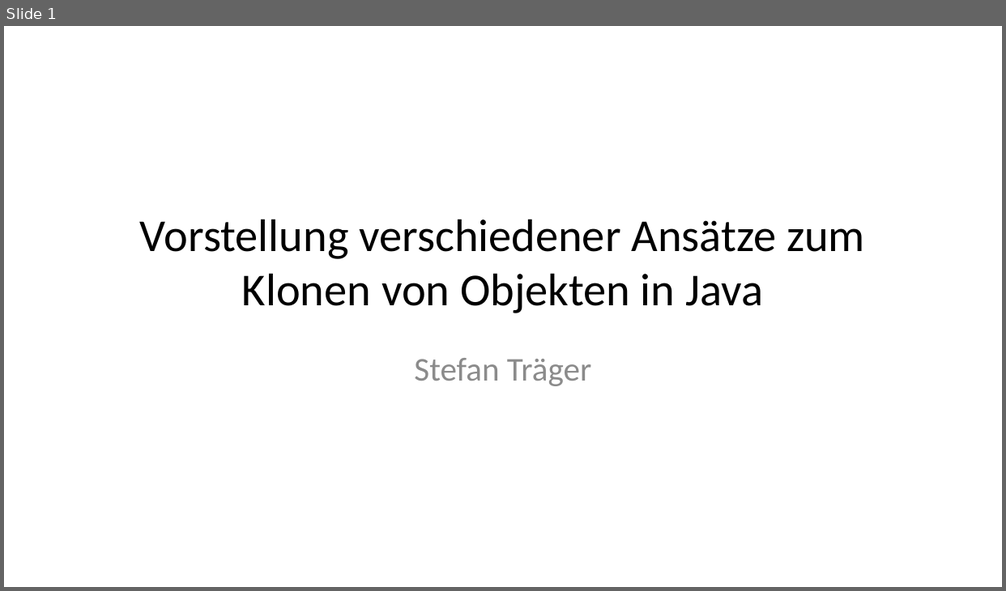
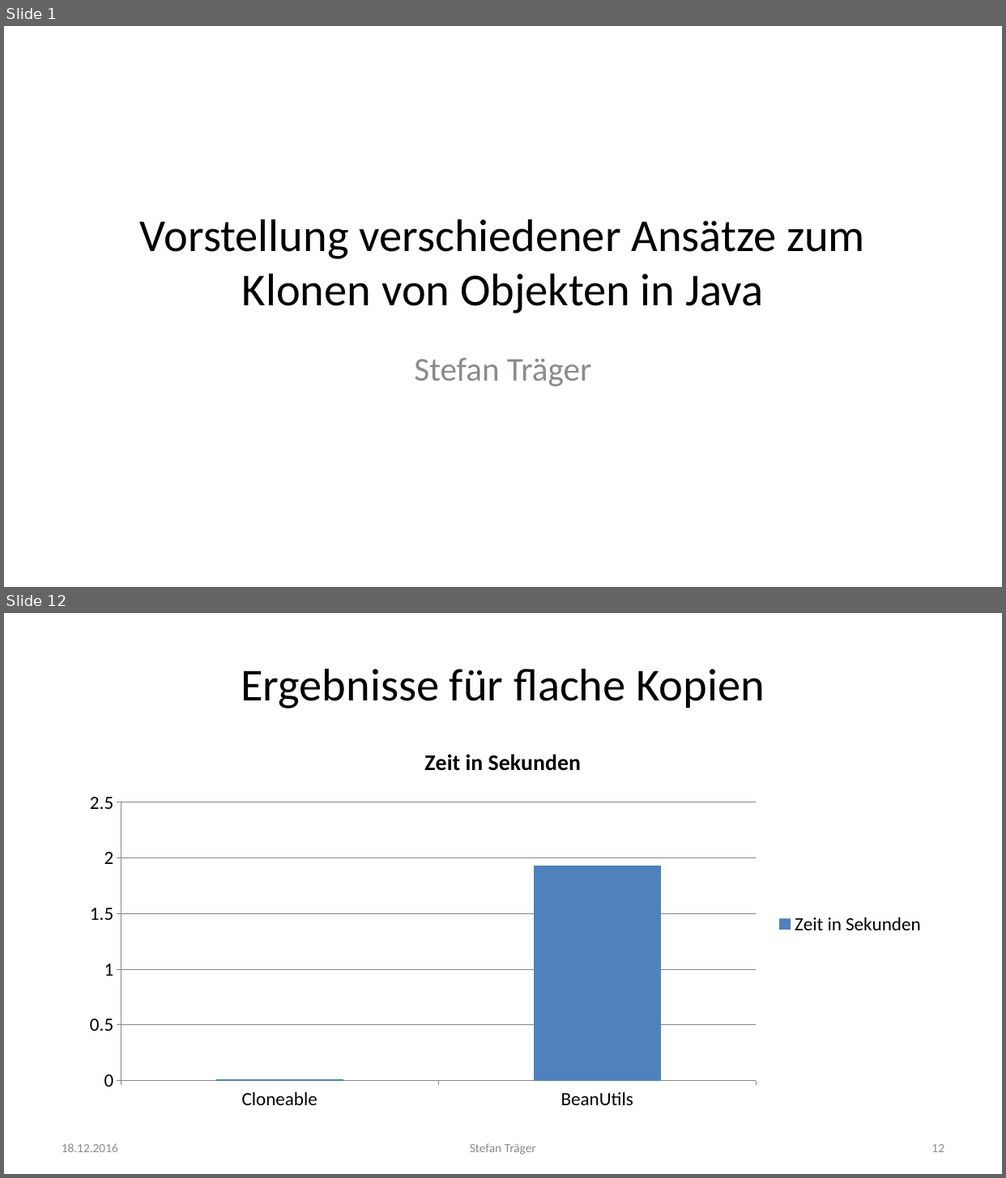
Before and after one commit to doubleSlashde/brownbagLunchCloneObjectsInJava, a slide deck: Klonen von Objekten in Java.pptx. Shown one above the other, each under a label of ours: slide 1 before the commit, slides 1 and 12 after it; the slides between them are not shown. The pictures are 1006x591 and 1006x1178 pixels, drawn with LibreOffice and Linux fonts; fonts in the diff are those of the drawing. Boxes give left, top, right and bottom in pixels: in the first picture for what was removed or moved away, otherwise in the second. Text is boxed around its words. In the diff, an @@ line names an element or a change of style, - is before the commit and + after.

```diff
--- a/Klonen von Objekten in Java.pptx
+++ b/Klonen von Objekten in Java.pptx
@@ slide 12 added at box(4, 613, 1002, 1174), background #FFFFFF @@
@@ title added at box(241, 668, 764, 709), 44 pt, text #000000 @@
+Ergebnisse für flache Kopien
@@ column chart added at box(73, 730, 934, 1118) @@
+title "Zeit in Sekunden"
+categories: Cloneable, BeanUtils
+Zeit in Sekunden: 0.01, 1.93
@@ text added at box(62, 1144, 118, 1152), 12 pt, text #8C8C8C @@
+18.12.2016
@@ text added at box(470, 1144, 536, 1155), 12 pt, text #8C8C8C @@
+Stefan Träger
@@ page number added at box(931, 1144, 944, 1152), 12 pt, text #8C8C8C @@
+12
```
Also in this commit, not shown: 8 slides changed, 2 other slides added, 1 slide removed, 2 other files.
